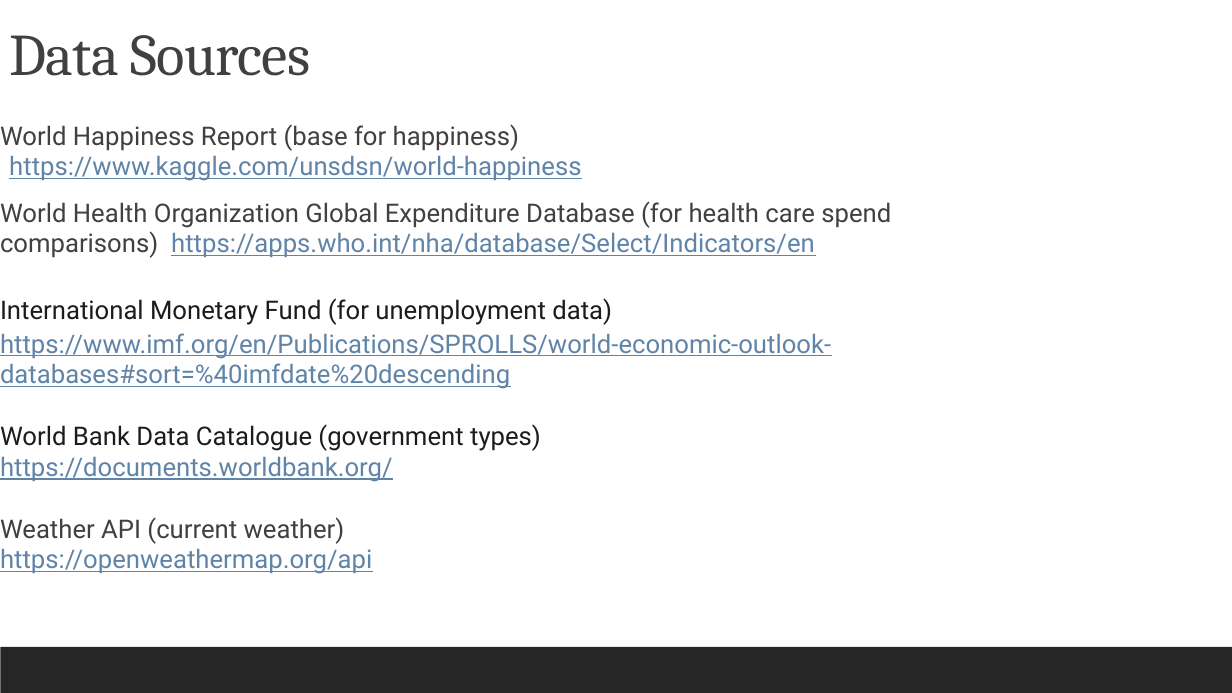
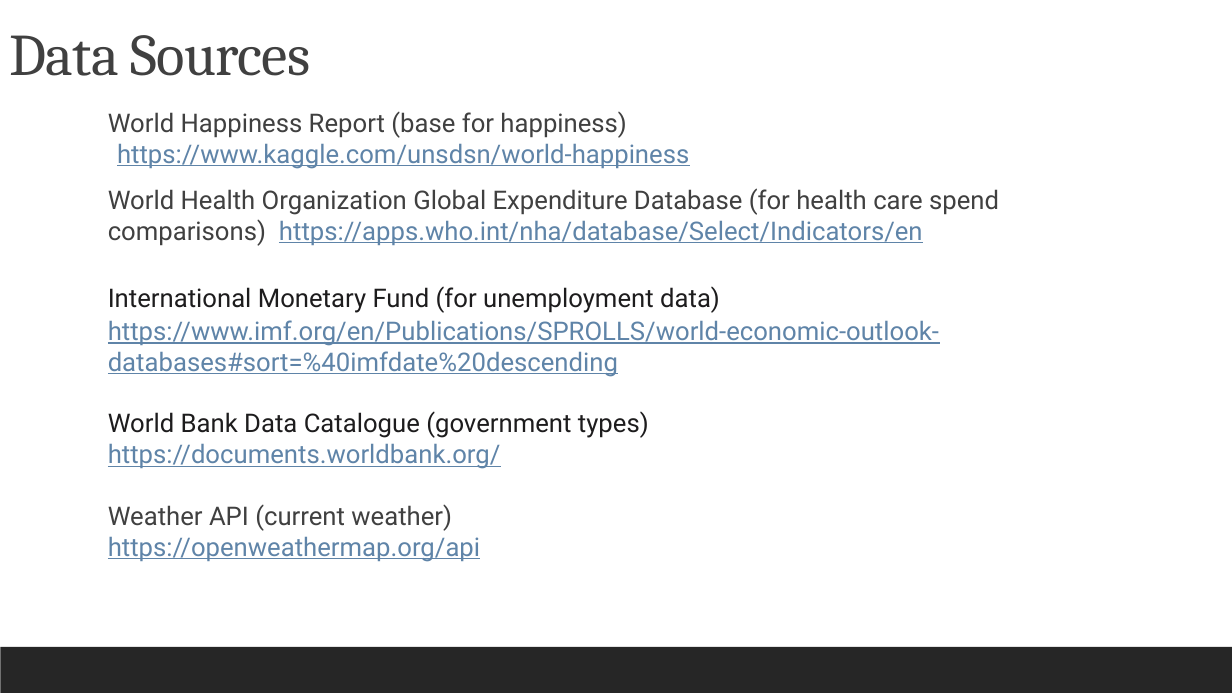
Before and after one commit to reginesgit/Factors-Contributing-to-a-Countrys-Happiness, a slide deck: slide 7 of Anaconda_Results_Presentation.pptx (slide 6 before the commit). Drawn at 1232x693 pixels with LibreOffice and Linux fonts; fonts in the diff are those of the drawing. Boxes give left, top, right and bottom in pixels: in the first picture for what was removed or moved away, otherwise in the second. Text is boxed around its words. In the diff, an @@ line names an element or a change of style, - is before the commit and + after.

```diff
--- a/Anaconda_Results_Presentation.pptx
+++ b/Anaconda_Results_Presentation.pptx
@@ text "World Happiness Report (base for ...": place and size @@
-text "World Happiness Report (base for ..." at box(0, 124, 891, 574)
+text "World Happiness Report (base for ..." at box(108, 111, 999, 562)
```
Also in this commit, not shown: 3 other slides changed, 1 slide added, 2 other files.
